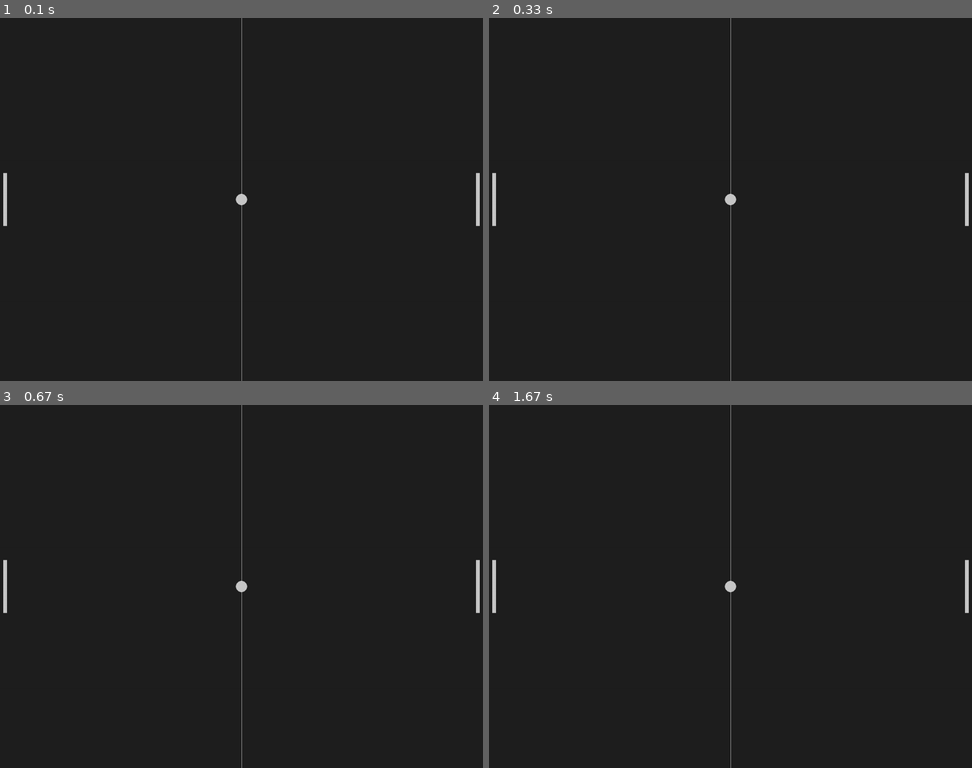
Above: before the commit, frames 1-4 (two rows, left to right).
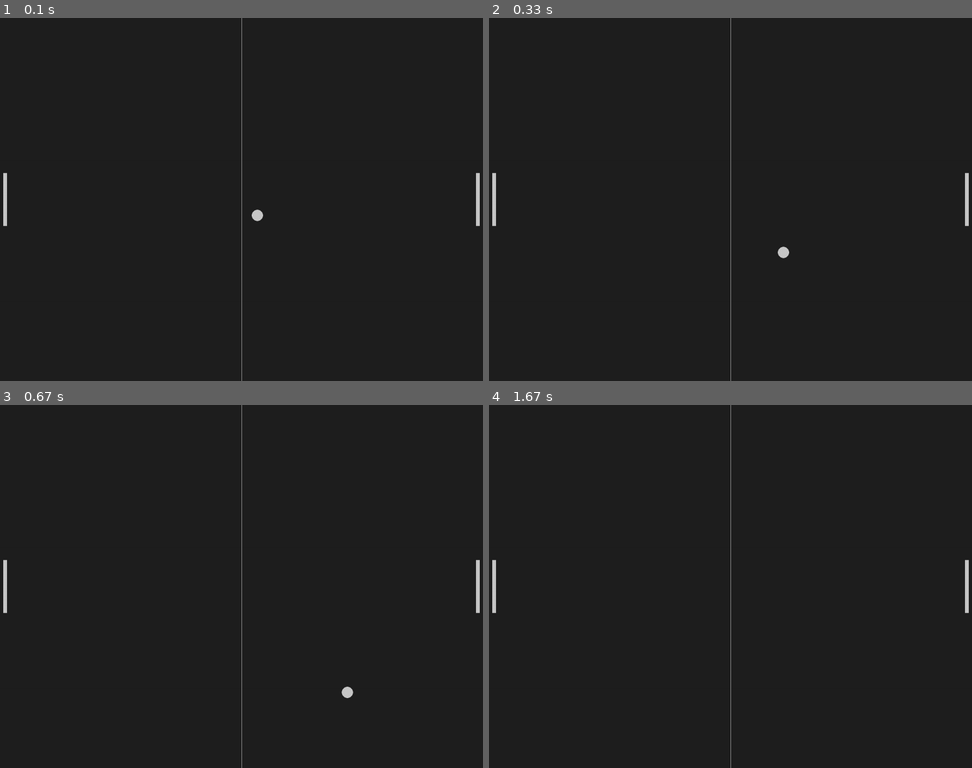
Above: after the commit, the same moments.

Repository: maiconwa/pygame-pong
Game: pygame game, started from main.py
Same seed, same stepped clock (60 frames per second), same inputs: the game is played once before the commit and once after it.
Inputs:
- Up to frame 1 (0.1 s): no input
- Up to frame 2 (0.33 s): no input
- Up to frame 3 (0.67 s): no input
- Up to frame 4 (1.67 s): no input

The runs differ from the first frame. In frame 1, 0.1% of the frame differs, in the area x 48-55%, y 48-56%; in frame 2, 0.1%; in frame 3, 0.1%, in the area x 48-74%, y 48-81%; in frame 4, less than 0.1%.

Commit message:
Add ball movement

Diff:
--- a/main.py
+++ b/main.py
@@ -20,6 +20,11 @@
 back_ground_color = pygame.Color('grey12')
 light_grey = (200, 200, 200)
 
+# movement
+ball_speed_x = 7
+ball_speed_y = 7
+
+
 # runs the game
 while True:
     # input handler
@@ -27,6 +32,10 @@
         if event.type == pygame.QUIT:
             pygame.quit()
             sys.exit()
+
+    # game object move
+    ball.x += ball_speed_x
+    ball.y += ball_speed_y
 
     # screen visuals
     screen.fill(back_ground_color)
